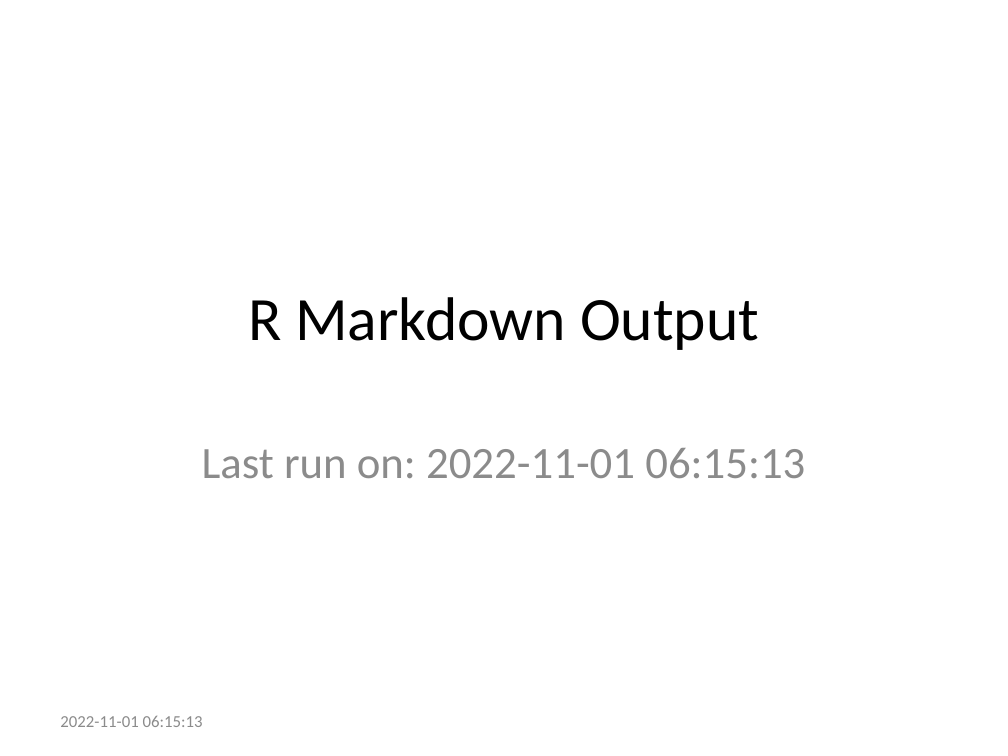
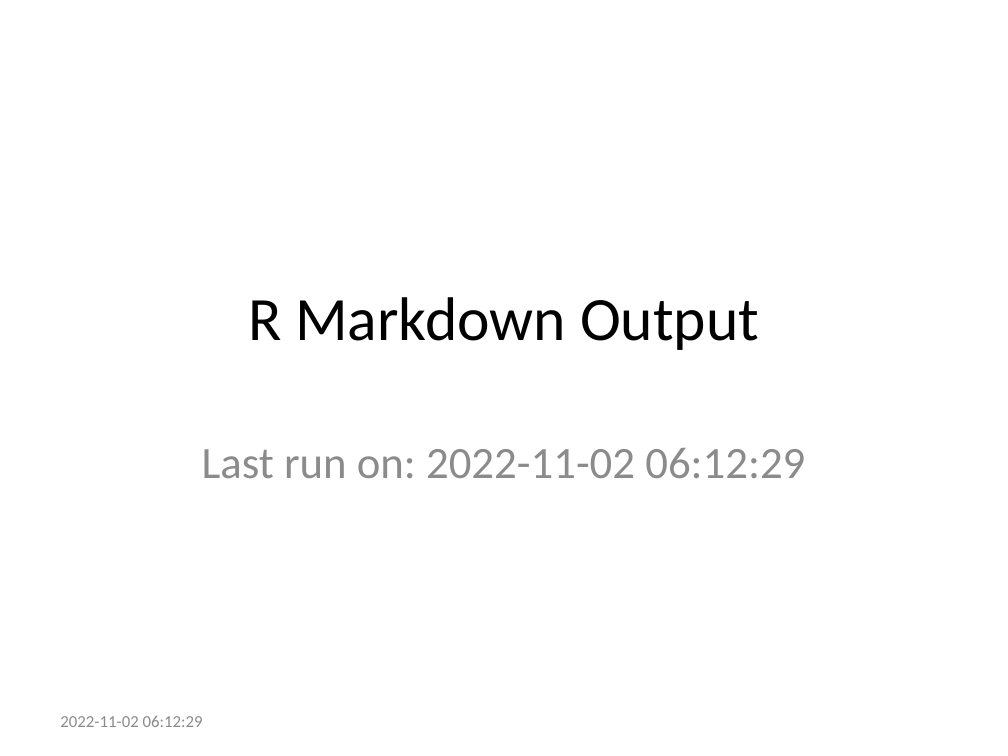
Before and after one commit to ries9112/R-Markdown-Gallery, a slide deck: slide 1 of presentations/powerpoint.pptx. Drawn at 1008x756 pixels with LibreOffice and Linux fonts; fonts in the diff are those of the drawing. Boxes give left, top, right and bottom in pixels: in the first picture for what was removed or moved away, otherwise in the second. Text is boxed around its words. In the diff, an @@ line names an element or a change of style, - is before the commit and + after.

Commit message:
Refresh R Markdown examples from CI automated process

```diff
--- a/presentations/powerpoint.pptx
+++ b/presentations/powerpoint.pptx
@@ subtitle at bbox=[202, 448, 805, 478]: text changed @@
-Last run on: 2022-11-01 06:15:13
+Last run on: 2022-11-02 06:12:29
@@ text at bbox=[60, 716, 203, 727]: text changed @@
-2022-11-01 06:15:13
+2022-11-02 06:12:29
```
Also in this commit, not shown: 22 other files.
